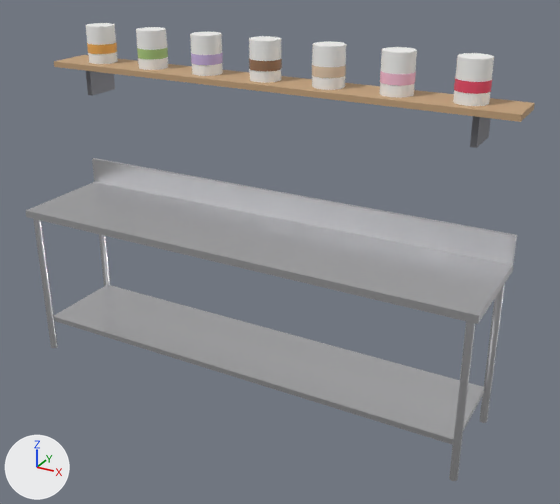
Before and after pictures for a commit that changed the FBX model Assets/Models/ThaiBobaShop/SM_BackCounter.fbx.
The view is the same before and after, from a 50 mm lens placed at (1.96, -3.23, 2.45), pointed at (0.16, 0.03, 0.82). Every picture has the same lights, and +X, +Y and +Z are marked at lower left. The older version comes first. Where no turn or scale is listed for an object, it has been applied to the vertices.

The first picture shows 'BackCounter_Body', 'Tin_Cocoa', 'Tin_Matcha', 'Tin_MilkTea', 'Tin_PinkMilk', 'Tin_RedLime', 'Tin_Taro', 'Tin_ThaiTea'.
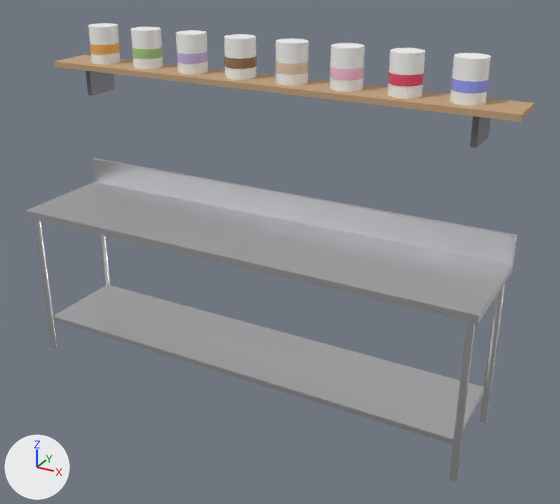
Changed parts and their boxes (x1, y1, x2, y2) in the pictures (560 x 504 px):
'Tin_RedLime', moved
    before: (453, 53, 494, 106)
    after: (388, 48, 425, 99)
'Tin_PinkMilk', moved
    before: (380, 47, 417, 98)
    after: (330, 43, 365, 92)
'Tin_MilkTea', moved
    before: (312, 41, 346, 90)
    after: (275, 38, 309, 86)
'Tin_Cocoa', moved
    before: (249, 36, 282, 83)
    after: (224, 34, 257, 80)
'Tin_Taro', moved
    before: (190, 32, 223, 76)
    after: (176, 30, 208, 74)
'Tin_ButterflyPea', added
    after: (450, 53, 491, 106)
    faces in mat_m_white (white #f9f9f7): (450, 53, 491, 106)
    faces in mat_m_butterfly (blue #9ba2f6): (451, 78, 489, 93)
'Tin_Matcha', moved
    before: (136, 27, 168, 70)
    after: (131, 27, 163, 69)

Diff of the bpy script that builds the scene:
```diff
--- a/Assets/Models/ThaiBobaShop/SM_BackCounter.fbx.py
+++ b/Assets/Models/ThaiBobaShop/SM_BackCounter.fbx.py
@@ mat_m_butterfly @@
+mat_m_butterfly = principled_material('M_butterfly')
+mat_m_butterfly.base_color = (0.33, 0.36, 0.92)  # blue #9ba2f6
+mat_m_butterfly.roughness = 0.1
@@ me_tin_redlime @@
 # used by ob_tin_redlime; location = (0.0, 0.0, 0.0)
-me_tin_redlime.from_pydata(...)  # 48 vertices, 28 faces; spans x 0.968..1.132, y 0.098..0.262, z 1.68..1.88
+me_tin_redlime.from_pydata(...)  # 48 vertices, 28 faces; spans x 0.658..0.822, y 0.098..0.262, z 1.68..1.88
+# me_tin_redlime part 6: the whole mesh is moved by (-0.31, 0.0, 0.0)
 me_tin_redlime.materials.append(mat_m_white)
@@ me_tin_matcha @@
 # used by ob_tin_matcha; location = (0.0, 0.0, 0.0)
-me_tin_matcha.from_pydata(...)  # 48 vertices, 28 faces; spans x -0.782..-0.618, y 0.098..0.262, z 1.68..1.88
+me_tin_matcha.from_pydata(...)  # 48 vertices, 28 faces; spans x -0.817..-0.653, y 0.098..0.262, z 1.68..1.88
+# me_tin_matcha part 1: the whole mesh is moved by (-0.035, 0.0, 0.0)
 me_tin_matcha.materials.append(mat_m_white)
@@ me_tin_milktea @@
 # used by ob_tin_milktea; location = (0.0, 0.0, 0.0)
-me_tin_milktea.from_pydata(...)  # 48 vertices, 28 faces; spans x 0.268..0.432, y 0.098..0.262, z 1.68..1.88
+me_tin_milktea.from_pydata(...)  # 48 vertices, 28 faces; spans x 0.068..0.232, y 0.098..0.262, z 1.68..1.88
+# me_tin_milktea part 2: the whole mesh is moved by (-0.2, 0.0, 0.0)
 me_tin_milktea.materials.append(mat_m_white)
@@ me_tin_taro @@
 # used by ob_tin_taro; location = (0.0, 0.0, 0.0)
-me_tin_taro.from_pydata(...)  # 48 vertices, 28 faces; spans x -0.432..-0.268, y 0.098..0.262, z 1.68..1.88
+me_tin_taro.from_pydata(...)  # 48 vertices, 28 faces; spans x -0.522..-0.358, y 0.098..0.262, z 1.68..1.88
+# me_tin_taro part 4: the whole mesh is moved by (-0.09, 0.0, 0.0)
 me_tin_taro.materials.append(mat_m_white)
@@ me_tin_cocoa @@
 # used by ob_tin_cocoa; location = (0.0, 0.0, 0.0)
-me_tin_cocoa.from_pydata(...)  # 48 vertices, 28 faces; spans x -0.082..0.082, y 0.098..0.262, z 1.68..1.88
+me_tin_cocoa.from_pydata(...)  # 48 vertices, 28 faces; spans x -0.227..-0.063, y 0.098..0.262, z 1.68..1.88
+# me_tin_cocoa part 5: the whole mesh is moved by (-0.145, 0.0, 0.0)
 me_tin_cocoa.materials.append(mat_m_white)
@@ me_tin_pinkmilk @@
 # used by ob_tin_pinkmilk; location = (0.0, 0.0, 0.0)
-me_tin_pinkmilk.from_pydata(...)  # 48 vertices, 28 faces; spans x 0.618..0.782, y 0.098..0.262, z 1.68..1.88
+me_tin_pinkmilk.from_pydata(...)  # 48 vertices, 28 faces; spans x 0.363..0.527, y 0.098..0.262, z 1.68..1.88
+# me_tin_pinkmilk part 3: the whole mesh is moved by (-0.255, 0.0, 0.0)
 me_tin_pinkmilk.materials.append(mat_m_white)
@@ me_tin_butterflypea @@
+me_tin_butterflypea.from_pydata(...)  # a 12-sided cylinder along z spanning x 0.955..1.115, y 0.1..0.26, z 1.68..1.88, material slot 0; a 12-sided cylinder along z spanning x 0.953..1.117, y 0.098..0.262, z 1.735..1.785, material slot 1
+me_tin_butterflypea.materials.append(mat_m_white)  # white #f9f9f7
+me_tin_butterflypea.materials.append(mat_m_butterfly)  # blue #9ba2f6
@@ ob_tin_butterflypea @@
+ob_tin_butterflypea = bpy.data.objects.new('Tin_ButterflyPea', me_tin_butterflypea)
+ob_tin_butterflypea.location = (0.0, 0.0, 0.0)
```
